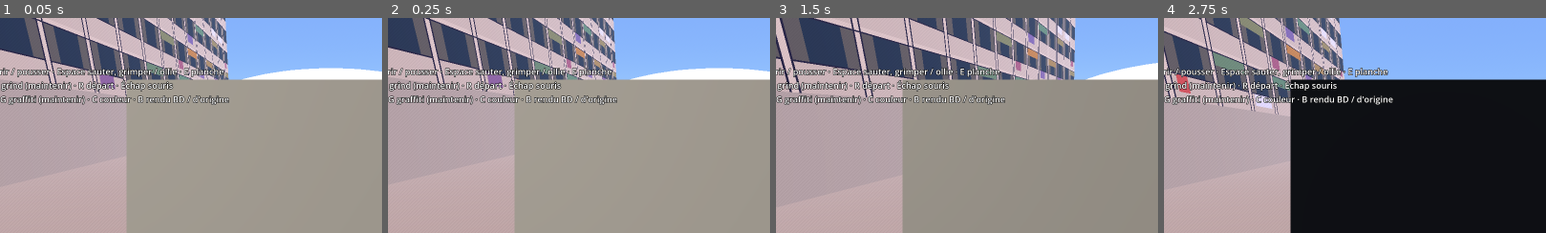
Above: before the commit, frames 1-4 (left to right).
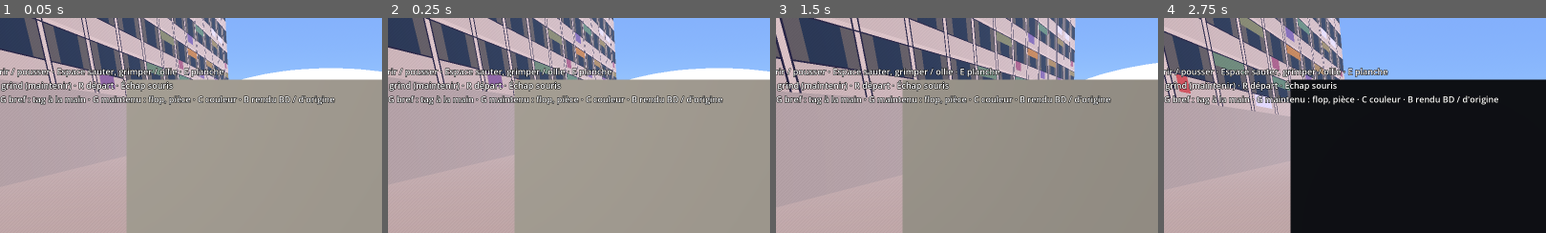
Above: after the commit, the same moments.

Repository: negoatapp-cyber/TRACE
Game: Godot game, scene res://scenes/lauriers.tscn
Same seed, same stepped clock (60 frames per second), same inputs: the game is played once before the commit and once after it.
Inputs (mouse positions are % of the whole screen's width and height, from its top left):
- Up to frame 1 (0.05 s): no input
- Up to frame 2 (0.25 s): no input
- Up to frame 3 (1.5 s): tap Enter (ui_accept) at 0.5 s; move the mouse to (55, 50) at 0.52 s; hold G (graff) 0.53-1.28 s; hold W (move_forward) from 0.53 s (still down); click (55, 50) at 0.67 s; tap Space (jump) at 0.77 s; tap L (grind) at 0.8, 1.35 s; move the mouse to (45, 50) at 1.27 s; click (45, 50) at 1.42 s
- Up to frame 4 (2.75 s): keep holding W (move_forward); tap Space (jump) at 1.52 s; tap J (kickflip) at 1.55, 2.1 s; move the mouse to (52, 48) at 2.02 s; hold Enter (ui_accept) from 2.03 s (still down); click (52, 48) at 2.17 s
The pictures show only the part of the screen within x 13-63%, y 0-50%; the shares and areas given below are measured in that part.

The runs differ from the first frame. In frame 1, 1.9% of the frame differs, in the area x 2-88%, y 36-41%; in frame 2, 1.9%; in frame 3, 1.9%; in frame 4, 1.8%.

Commit message:
Graffiti : le tag se trace à la main (fantôme, débit selon la vitesse, coulures, note de qualité)
Co-Authored-By: Claude Opus 5.5 <noreply@anthropic.com>
Claude-Session: https://claude.ai/code/session_014E2dCjxvrNHpEzHYuDe4HQ

Diff:
--- a/scripts/graffiti.gd
+++ b/scripts/graffiti.gd
@@ -13,7 +13,9 @@
 const LARGEUR := {"tag": 0.9, "flop": 2.2, "piece": 3.8}   ## largeur sur le mur (m)
 const NB_TAGS := 4
 const PORTEE := 2.2
-const PALIERS := [["tag", 0.8], ["flop", 3.0], ["piece", 3.8]]
+## Le tag se trace à la main (appui bref sur G). Maintenir G : flop, puis pièce.
+const PALIERS := [["flop", 1.0], ["piece", 3.8]]
+const APPUI_BREF := 0.35
 const COULEURS := [Color(0.92, 0.15, 0.45), Color(0.12, 0.12, 0.14), Color(0.95, 0.95, 0.92), Color(0.15, 0.55, 0.95), Color(0.98, 0.82, 0.10), Color(0.25, 0.75, 0.35), Color(0.80, 0.15, 0.15), Color(0.55, 0.30, 0.80)]
 
 @export var blaze := "LOUMS"
@@ -43,6 +45,12 @@
 var _reprise := -1             ## indice d'une pièce inachevée qu'on reprend
 const PIECE_DEBUT := 3.8       ## au-delà, on commence une pièce
 const PIECE_PAS := 0.8         ## durée de chaque étape de la pièce
+var _trace: TraceTag           ## tag en cours de tracé à la main
+var _trace_g := {}
+var _camera_trace: Camera3D
+var _attendre_relache := false
+var _message := ""
+var _message_t := 0.0
 
 
 func _ready() -> void:
@@ -54,6 +62,16 @@
 func _physics_process(delta: float) -> void:
 	if _joueur == null:
 		return
+	_message_t = maxf(0.0, _message_t - delta)
+	if _trace:
+		_texte.text = "TRACE TON TAG   ·   clic gauche maintenu pour peindre\nG ou Entrée : poser   ·   Échap : annuler"
+		_barre.visible = false
+		return
+	if _attendre_relache:
+		if Input.is_action_pressed("graff"):
+			_afficher(false)
+			return
+		_attendre_relache = false
 	if Input.is_action_just_pressed("graff_color"):
 		bombe = (bombe + 1) % ceinture.size()
 	couleur = ceinture[bombe]
@@ -76,7 +94,9 @@
 		if _etape() >= 5 and tenue >= PIECE_DEBUT + 5 * PIECE_PAS + 0.3:
 			_poser()
 	elif tenue > 0.0:
-		if peut or not _cible.is_empty():
+		if tenue < APPUI_BREF and peut and _reprise < 0:
+			_commencer_trace()
+		elif peut or not _cible.is_empty():
 			_poser()
 		tenue = 0.0
 		_reprise = -1
@@ -144,6 +164,82 @@
 	if hit.normal.dot(avant) > 0.0:
 		hit.normal = -hit.normal  # mur vu de dos : on peint du côté où l'on est
 	return hit
+
+
+## Appui bref sur G : la caméra se met face au mur, le tag de Loums apparaît en fantôme,
+## et le joueur le repasse à la souris.
+func _commencer_trace() -> void:
+	tenue = 0.0
+	var v := randi() % NB_TAGS
+	var img := Image.load_from_file(ProjectSettings.globalize_path(LETTRAGE + "tag_%d.png" % (v + 1)))
+	if img == null:
+		return
+	var g := _nouveau("tag")
+	g["v"] = v
+	g["a"] = 0.0
+	_trace_g = g
+	_trace = TraceTag.new()
+	_trace.name = "TraceTag"
+	add_child(_trace)
+	_trace.preparer(img, COULEURS[couleur], LARGEUR.tag)
+	_placer(_trace, g)
+	var n := Vector3(g.nx, 0, g.nz)
+	var droite := (-n).cross(Vector3.UP).normalized()
+	var centre := _trace.global_position
+	# Loums se met un peu à gauche du tag, face au mur, le bras vers la peinture.
+	var sol := Vector3(g.x, float(g.y), g.z)
+	_joueur.global_position = sol + n * 0.7 - droite * 0.95
+	_joueur.velocity = Vector3.ZERO
+	_joueur.visual.rotation.y = atan2(n.x, n.z)
+	_joueur.set_physics_process(false)
+	_joueur.set_process_unhandled_input(false)
+	_camera_trace = Camera3D.new()
+	_camera_trace.fov = 55.0
+	add_child(_camera_trace)
+	_camera_trace.global_position = centre + n * 1.15 + droite * 0.2 + Vector3.UP * 0.05
+	_camera_trace.look_at(centre, Vector3.UP)
+	_camera_trace.make_current()
+	_trace.camera = _camera_trace
+	Input.mouse_mode = Input.MOUSE_MODE_VISIBLE
+	_trace.fini.connect(_finir_trace)
+	_trace.annule.connect(_sortir_trace)
+
+
+func _finir_trace(img: Image, q: Dictionary) -> void:
+	if q.couverture < 0.05:
+		_sortir_trace()
+		return
+	reserve[bombe] = maxf(0.0, reserve[bombe] - COUT.tag * clampf(_trace.depose / 900.0, 0.3, 3.0))
+	DirAccess.make_dir_recursive_absolute(ProjectSettings.globalize_path("user://traces"))
+	var chemin := "user://traces/tag_%d_%d.png" % [Time.get_unix_time_from_system(), randi() % 100000]
+	img.save_png(ProjectSettings.globalize_path(chemin))
+	var g := _trace_g.duplicate()
+	g["img"] = chemin
+	g["q"] = snappedf(q.note, 0.01)
+	poses.append(g)
+	_dessiner(g, poses.size() - 1)
+	_sauver()
+	_message = "Tag %s   ·   %d %% du trait couvert%s" % [q.mot, int(q.couverture * 100), ("   ·   %d coulure%s" % [q.coulures, "s" if q.coulures > 1 else ""]) if q.coulures > 0 else ""]
+	_message_t = 3.5
+	_sortir_trace()
+
+
+func _sortir_trace() -> void:
+	if _trace:
+		_trace.queue_free()
+		_trace = null
+	if _camera_trace:
+		_camera_trace.clear_current(true)
+		_camera_trace.queue_free()
+		_camera_trace = null
+	var cam := _joueur.get_node_or_null("CameraPivot/SpringArm3D/Camera3D") as Camera3D
+	if cam:
+		cam.make_current()
+	_joueur.set_physics_process(true)
+	_joueur.set_process_unhandled_input(true)
+	Input.mouse_mode = Input.MOUSE_MODE_CAPTURED
+	_attendre_relache = true
+	tenue = 0.0
 
 
 func _nouveau(type: String) -> Dictionary:
@@ -192,7 +288,7 @@
 
 func _texture(nom: String) -> Texture2D:
 	if not _textures.has(nom):
-		var chemin := ProjectSettings.globalize_path(LETTRAGE + nom + ".png")
+		var chemin := ProjectSettings.globalize_path(nom if nom.begins_with("user://") else LETTRAGE + nom + ".png")
 		var tex: Texture2D = null
 		if FileAccess.file_exists(chemin):
 			var img := Image.load_from_file(chemin)
@@ -232,7 +328,7 @@
 	var etape: int = int(g.get("e", 99))   # étapes visibles (aperçu pendant qu'on peint)
 	match g.t:
 		"tag":
-			couches = [["tag_%d" % (int(g.get("v", 0)) % NB_TAGS + 1), c]]
+			couches = [[g.img if g.has("img") else "tag_%d" % (int(g.get("v", 0)) % NB_TAGS + 1), c]]
 		"flop":
 			couches = [["flop_surcontour", autre], ["flop_contour", contour], ["flop_fond", c], ["flop_lights", lumiere]]
 		"piece":
@@ -415,19 +511,21 @@
 	_barre.visible = tenue > 0.0
 	_pastille.visible = peut
 	_barre.value = tenue
-	if tenue > 0.0:
+	if _message_t > 0.0 and tenue <= 0.0:
+		_texte.text = _message
+	elif tenue > 0.0:
 		var p := _palier()
 		var noms := {"": "…", "tag": "TAG", "flop": "FLOP", "piece": "PIÈCE"}
 		var etapes := ["esquisse", "fond", "contour", "lights", "surcontour", "signature"]
 		if p == "piece":
 			_texte.text = "PIÈCE : %s   (relâche pour t'arrêter, reviens la finir)" % etapes[_etape()]
 		else:
-			_texte.text = "%s   (relâche pour poser)" % noms[p]
+			_texte.text = "%s   (relâche pour poser)" % noms[p] if p != "" else "maintiens pour un flop · relâche vite pour tracer un tag"
 	elif _conteneur_proche():
 		_texte.text = "F : fouiller le conteneur"
 	elif peut and reserve[bombe] < COUT["tag"]:
 		_texte.text = "Bombe vide   ·   C : changer   ·   conteneur derrière la grande barre"
 	elif peut:
-		_texte.text = "G : graffiti   ·   C : bombe   ·   %d tags, %d flops, %d pièces" % [compte.tag, compte.flop, compte.piece]
+		_texte.text = "G bref : tag à la main   ·   G maintenu : flop, pièce   ·   C : bombe   ·   %d tags, %d flops, %d pièces" % [compte.tag, compte.flop, compte.piece]
 	else:
 		_texte.text = ""
--- a/scripts/player_controller.gd
+++ b/scripts/player_controller.gd
@@ -209,5 +209,5 @@
 	var state := "À PIED"
 	if mode == Mode.SKATE:
 		state = "GRIND" if skate.grinding else ("AIR" if skate.in_air else "SKATE")
-	debug_label.text = "%s   %d km/h\n%s\n\nZQSD bouger · Maj c …(121 unchanged characters)… Échap souris\nÀ pied, face à un mur : G graffiti (maintenir) · C couleur · B rendu BD / d'origine" % [
+	debug_label.text = "%s   %d km/h\n%s\n\nZQSD bouger · Maj c …(121 unchanged characters)… Échap souris\nÀ pied, face à un mur : G bref : tag à la main · G maintenu : flop, pièce · C couleur · B rendu BD / d'origine" % [
 		state, roundi(kmh), skate.last_event]
--- /dev/null
+++ b/scripts/trace_tag.gd
@@ -0,0 +1,205 @@
+class_name TraceTag
+extends Node3D
+## Le tag tracé à la main. Le joueur repasse à la souris sur le fantôme de son tag :
+## la bombe dépose de la peinture là où passe le curseur. Trop vite, le trait est maigre ;
+## trop lent ou immobile, la peinture s'accumule et coule. À la fin, on mesure la qualité :
+## ce qui couvre le tag, ce qui déborde, les coulures.
+##
+## Image de travail à demi-résolution du tag (450 px pour 0,9 m : 2 mm par pixel).
+
+signal fini(image: Image, qualite: Dictionary)
+signal annule
+
+const LARGEUR_PX := 450
+const RAYON := 7.0            ## rayon du jet, en pixels (1,4 cm)
+const DEBIT := 43.0           ## peinture déposée : ~1 en un passage à 400 px/s (0,8 m/s)
+const SEUIL_COULURE := 3.2    ## au-delà, la peinture coule
+const PAS := 2.5              ## espacement des impacts le long du geste (px)
+
+var largeur_m := 0.9
+var guide: Image              ## le tag de Loums, en masque (alpha)
+var peinture: Image           ## ce que le joueur a peint (blanc + alpha), teinté par la bombe
+var _charge: PackedFloat32Array
+var _w := 0
+var _h := 0
+var _tex: ImageTexture
+var _calque_peinture: Sprite3D
+var _fantome: Sprite3D
+var _precedent := Vector2(-1, -1)
+var _coulures: Array = []     ## [x, y, longueur, vitesse]
+var _sale := false
+var camera: Camera3D
+var appuye := false           ## bouton de peinture maintenu (souris, ou forcé par les tests)
+var curseur := Vector2(-1, -1)   ## position du jet sur l'image (px), -1 si hors du tag
+var depose := 0.0             ## peinture dépensée (pour la réserve de la bombe)
+
+
+func preparer(tag: Image, teinte: Color, largeur: float) -> void:
+	largeur_m = largeur
+	guide = tag.duplicate()
+	guide.resize(LARGEUR_PX, int(round(tag.get_height() * float(LARGEUR_PX) / tag.get_width())), Image.INTERPOLATE_BILINEAR)
+	_w = guide.get_width()
+	_h = guide.get_height()
+	_charge = PackedFloat32Array()
+	_charge.resize(_w * _h)
+	peinture = Image.create(_w, _h, false, Image.FORMAT_RGBA8)
+	peinture.fill(Color(1, 1, 1, 0))
+	_tex = ImageTexture.create_from_image(peinture)
+	# Le fantôme : le tag de Loums, pâle, comme une esquisse à la craie.
+	_fantome = _sprite(ImageTexture.create_from_image(guide), Color(1, 1, 1, 0.28), 0)
+	_calque_peinture = _sprite(_tex, teinte, 1)
+
+
+func _sprite(t: Texture2D, c: Color, ordre: int) -> Sprite3D:
+	var sp := Sprite3D.new()
+	sp.texture = t
+	sp.pixel_size = largeur_m / _w
+	sp.modulate = c
+	sp.shaded = false
+	sp.texture_filter = BaseMaterial3D.TEXTURE_FILTER_LINEAR
+	sp.render_priority = ordre
+	sp.position.z = ordre * 0.002
+	sp.cast_shadow = GeometryInstance3D.SHADOW_CASTING_SETTING_OFF
+	add_child(sp)
+	return sp
+
+
+func _unhandled_input(event: InputEvent) -> void:
+	if event is InputEventMouseButton and event.button_index == MOUSE_BUTTON_LEFT:
+		appuye = event.pressed
+		get_viewport().set_input_as_handled()
+	elif event.is_action_pressed("ui_cancel"):
+		annule.emit()
+		get_viewport().set_input_as_handled()
+	elif event.is_action_pressed("graff") or event.is_action_pressed("ui_accept") \
+			or (event is InputEventMouseButton and event.button_index == MOUSE_BUTTON_RIGHT and event.pressed):
+		fini.emit(peinture, qualite())
+		get_viewport().set_input_as_handled()
+
+
+## Où tombe le curseur de la souris sur le tag (en pixels de l'image).
+func point_souris() -> Vector2:
+	if camera == null:
+		return Vector2(-1, -1)
+	var m := get_viewport().get_mouse_position()
+	var o := camera.project_ray_origin(m)
+	var d := camera.project_ray_normal(m)
+	var plan := Plane(global_transform.basis.z, global_position)
+	var hit = plan.intersects_ray(o, d)
+	if hit == null:
+		return Vector2(-1, -1)
+	return vers_image(hit)
+
+
+func vers_image(monde: Vector3) -> Vector2:
+	var l := to_local(monde)
+	var px := largeur_m / _w
+	return Vector2(l.x / px + _w * 0.5, -l.y / px + _h * 0.5)
+
+
+func vers_monde(p: Vector2) -> Vector3:
+	var px := largeur_m / _w
+	return to_global(Vector3((p.x - _w * 0.5) * px, -(p.y - _h * 0.5) * px, 0.01))
+
+
+func _process(delta: float) -> void:
+	if camera:
+		curseur = point_souris()
+	peindre(delta)
+
+
+## Avance la bombe d'une image : dépose la peinture entre la position précédente et le curseur.
+func peindre(delta: float) -> void:
+	var dedans := curseur.x > -RAYON and curseur.y > -RAYON and curseur.x < _w + RAYON and curseur.y < _h + RAYON
+	if appuye and dedans and delta > 0.0:
+		var depart := _precedent if _precedent.x >= -RAYON else curseur
+		var long := depart.distance_to(curseur)
+		var n := maxi(1, int(ceil(long / PAS)))
+		var vitesse := long / delta
+		# Immobile : la bombe crache toujours, la peinture s'accumule au même endroit.
+		var quantite := DEBIT * PAS / maxf(vitesse, 40.0) if long > 0.5 else 3.0 * delta
+		for i in n:
+			_impact(depart.lerp(curseur, float(i + 1) / n), quantite)
+		depose += quantite * n
+		_precedent = curseur
+	else:
+		_precedent = Vector2(-1, -1)
+	_faire_couler(delta)
+	if _sale:
+		_tex.update(peinture)
+		_sale = false
+
+
+func _coulure_voisine(x: int, y: int) -> bool:
+	for c in _coulures:
+		if absf(c[0] - x) < 6.0 and absf(c[1] - y) < 12.0:
+			return true
+	return false
+
+
+func _impact(c: Vector2, quantite: float) -> void:
+	var r := int(ceil(RAYON))
+	for y in range(maxi(0, int(c.y) - r), mini(_h, int(c.y) + r + 1)):
+		for x in range(maxi(0, int(c.x) - r), mini(_w, int(c.x) + r + 1)):
+			var d2 := (Vector2(x, y) - c).length_squared() / (RAYON * RAYON)
+			if d2 >= 1.0:
+				continue
+			var i := y * _w + x
+			var avant := _charge[i]
+			_charge[i] = avant + quantite * (1.0 - d2)
+			if avant < SEUIL_COULURE and _charge[i] >= SEUIL_COULURE and d2 < 0.3 and not _coulure_voisine(x, y):
+				_coulures.append([float(x), float(y), 0.0, 0.0])
+			var a := smoothstep(0.0, 0.9, _charge[i])
+			peinture.set_pixel(x, y, Color(1, 1, 1, a))
+	_sale = true
+
+
+## Les coulures descendent tant qu'il y a trop de peinture au-dessus, puis s'arrêtent.
+func _faire_couler(delta: float) -> void:
+	for c in _coulures:
+		var exces := _charge[clampi(int(c[1]), 0, _h - 1) * _w + clampi(int(c[0]), 0, _w - 1)] - SEUIL_COULURE
+		if c[2] > 6.0 + exces * 10.0 or c[2] > 45.0:
+			continue
+		var avant: float = c[2]
+		c[2] += delta * 28.0
+		for y in range(int(c[1] + avant), int(c[1] + c[2]) + 1):
+			if y >= _h:
+				break
+			for dx in [-1, 0, 1]:
+				var x := clampi(int(c[0]) + dx, 0, _w - 1)
+				peinture.set_pixel(x, y, Color(1, 1, 1, 1.0 if dx == 0 else 0.6))
+		_sale = true
+
+
+## Ce qu'on retient du tag : couverture du tracé, débordement, coulures, et une note de 0 à 1.
+func qualite() -> Dictionary:
+	var dans := 0
+	var couvert := 0
+	var peint := 0
+	var deborde := 0
+	for y in range(0, _h, 2):
+		for x in range(0, _w, 2):
+			var g := guide.get_pixel(x, y).a > 0.5
+			var p := peinture.get_pixel(x, y).a > 0.4
+			if g:
+				dans += 1
+				if p:
+					couvert += 1
+			if p:
+				peint += 1
+				if not g and not _pres_du_trace(x, y, int(RAYON)):
+					deborde += 1
+	var couverture := float(couvert) / maxf(1.0, float(dans))
+	var debordement := float(deborde) / maxf(1.0, float(peint))
+	var note := clampf(couverture * pow(1.0 - debordement, 2.0) - 0.03 * _coulures.size(), 0.0, 1.0)
+	var mot := "propre" if note >= 0.7 else ("correct" if note >= 0.45 else "raté")
+	return {"couverture": couverture, "debordement": debordement, "coulures": _coulures.size(), "note": note, "mot": mot}
+
+
+## On tolère un peu de flou autour du trait : un point à moins de r px du tag n'est pas un débord.
+func _pres_du_trace(x: int, y: int, r: int) -> bool:
+	for yy in range(maxi(0, y - r), mini(_h, y + r + 1)):
+		for xx in range(maxi(0, x - r), mini(_w, x + r + 1)):
+			if guide.get_pixel(xx, yy).a > 0.5:
+				return true
+	return false
Not shown, changed: .tools/verify_graffiti.gd
Not shown, added: scripts/trace_tag.gd.uid
